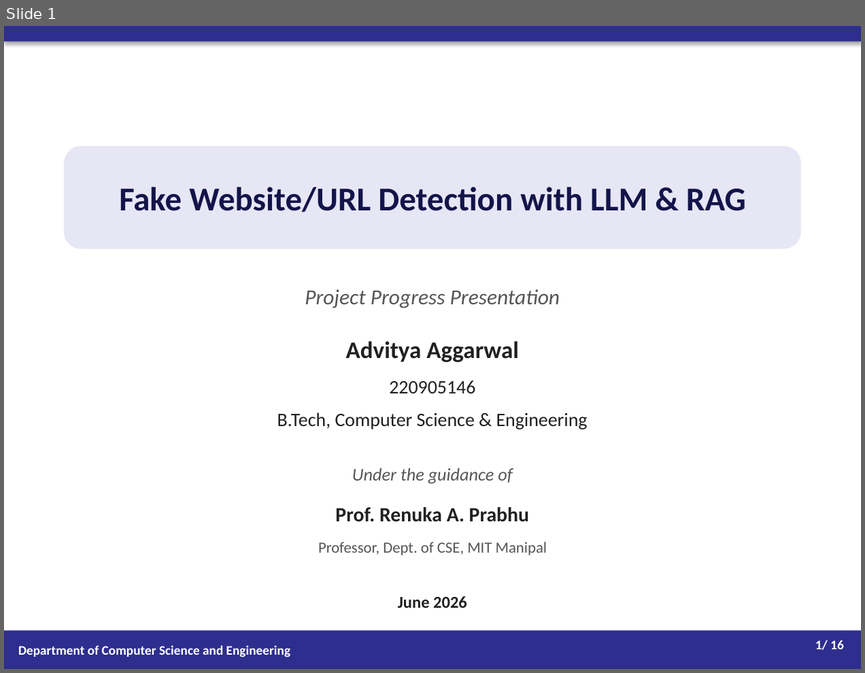
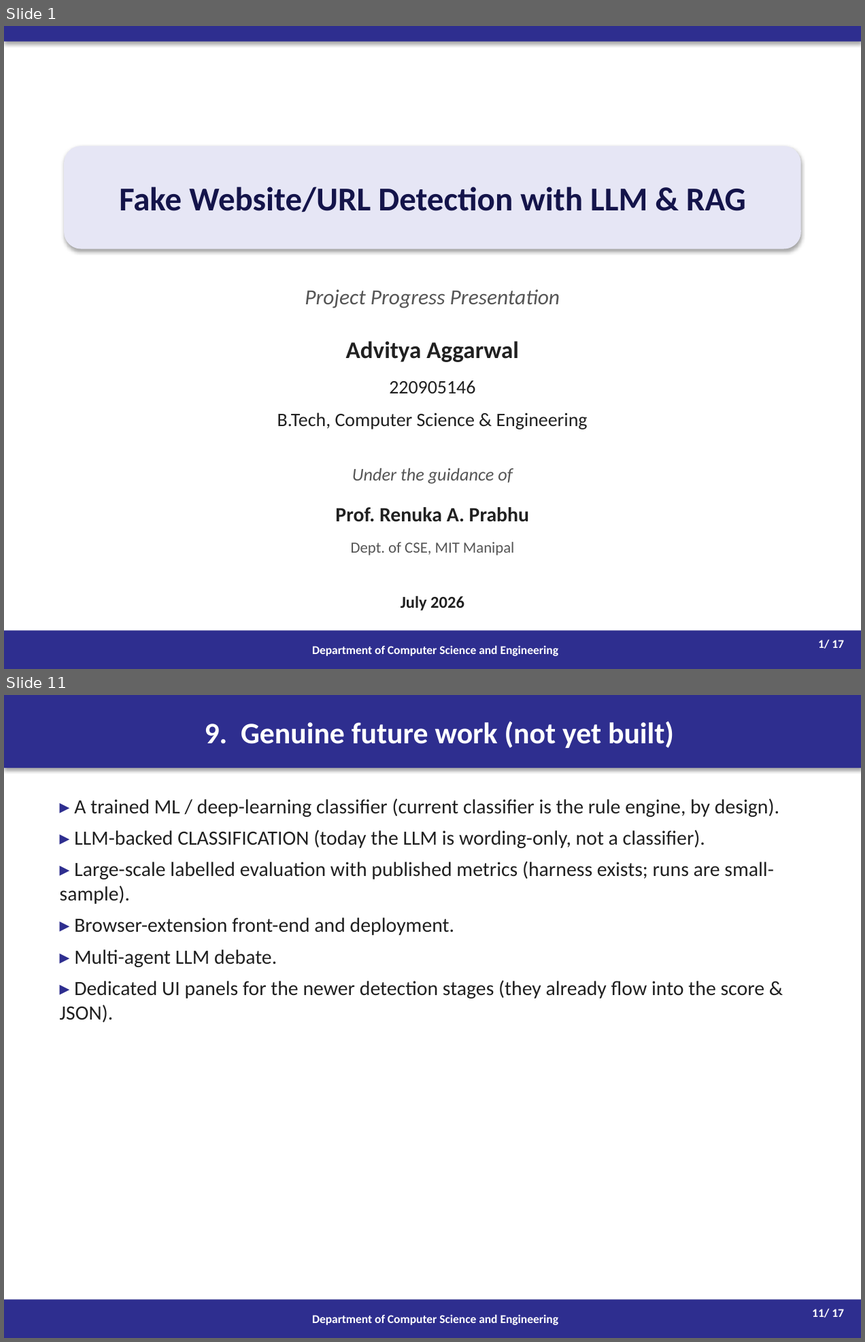
Before and after one commit to Advityaa/fake-url-detection, a slide deck: Project_Progress_Presentation.pptx. Shown one above the other, each under a label of ours: slide 1 before the commit, slides 1 and 11 after it; the slides between them are not shown. The pictures are 865x673 and 865x1342 pixels, drawn with LibreOffice and Linux fonts; fonts in the diff are those of the drawing. Boxes give left, top, right and bottom in pixels: in the first picture for what was removed or moved away, otherwise in the second. Text is boxed around its words. In the diff, an @@ line names an element or a change of style, - is before the commit and + after.

```diff
--- a/Project_Progress_Presentation.pptx
+++ b/Project_Progress_Presentation.pptx
@@ slide 11 added at box(4, 695, 861, 1338), background #FFFFFF @@
@@ rectangle added at box(4, 695, 861, 768), fill #2E2E8F, 25 pt, text #FFFFFF, bold @@
+9. Genuine future work (not yet built)
@@ text added at box(60, 798, 779, 1022), 17 pt, text #202020 @@
+▸ A trained ML / deep-learning classifier (current classifier is the rule engine, by design).
+▸ LLM-backed CLASSIFICATION (today the LLM is wording-only, not a classifier).
+▸ Large-scale labelled evaluation with published metrics (harness exists; runs are small-sample).
+▸ Browser-extension front-end and deployment.
+▸ Multi-agent LLM debate.
+▸ Dedicated UI panels for the newer detection stages (they already flow into the score & JSON).
@@ rectangle added at box(4, 1299, 861, 1338), fill #2E2E8F, 10 pt, text #FFFFFF, bold @@
+Department of Computer Science and Engineering
@@ text added at box(812, 1308, 844, 1317), 10 pt, text #FFFFFF, bold @@
+11/ 17
@@ slide 1 changed as well @@
@@ rounded rectangle "Fake Website/URL Detection with LLM ..." at box(64, 146, 801, 249): shadow on @@
@@ text at box(351, 541, 514, 555): text changed @@
-Professor, Dept. of CSE, MIT Manipal
+Dept. of CSE, MIT Manipal
@@ text at box(400, 595, 464, 610): text changed @@
-June 2026
+July 2026
@@ rectangle "Department of Computer Science and ..." at box(4, 630, 861, 669): size 11 to 10 pt; alignment left to centre @@
@@ text at box(818, 639, 844, 648): text changed; size 11 to 10 pt @@
-1/ 16
+1/ 17
```
Also in this commit, not shown: 9 other slides changed, 6 other slides added, 6 slides removed, 3 other files.
